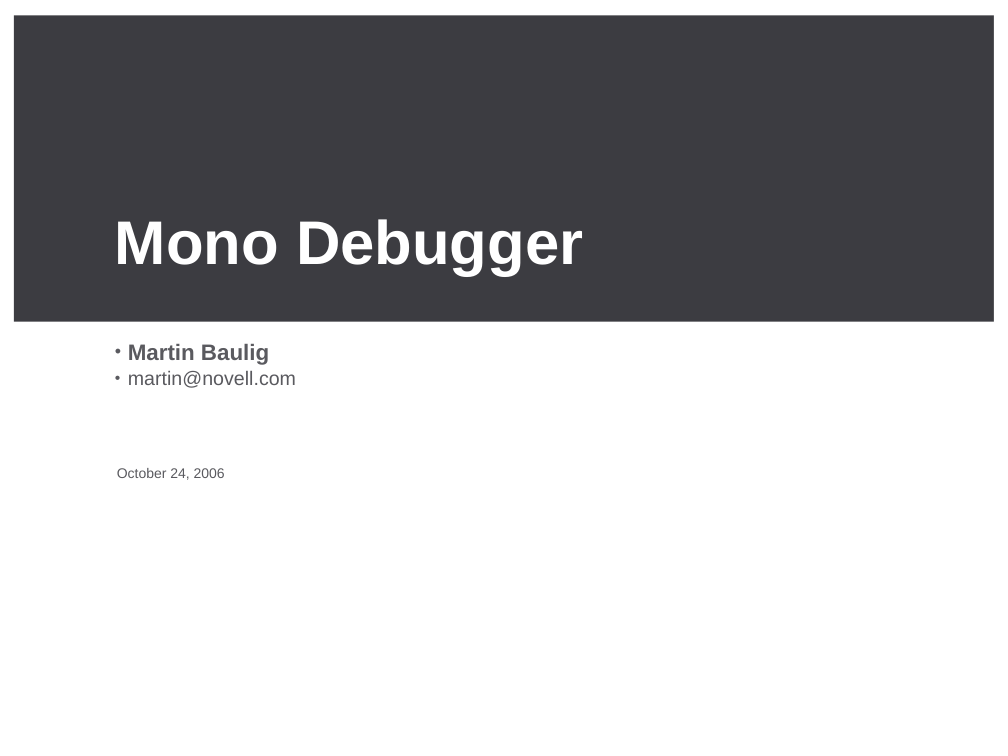
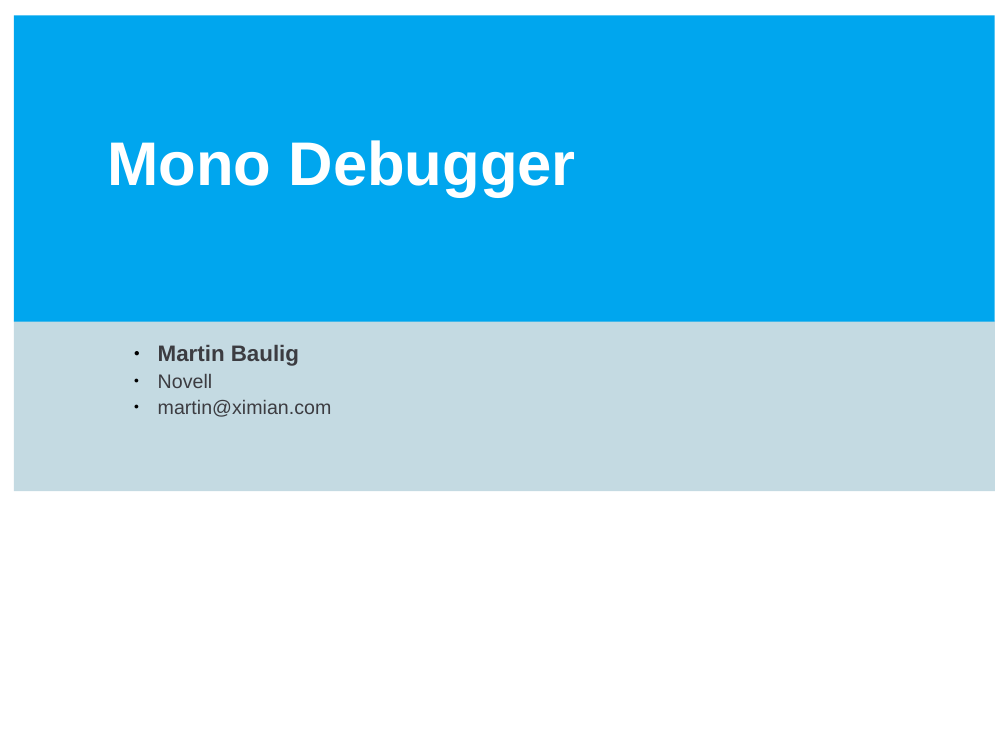
Before and after one commit to mono/debugger, a slide deck: slide 1 of doc/Debugger.odp. Drawn at 1008x756 pixels with LibreOffice and Linux fonts; fonts in the diff are those of the drawing; background and template pictures are left out. Boxes give left, top, right and bottom in pixels: in the first picture for what was removed or moved away, otherwise in the second. Text is boxed around its words. In the diff, an @@ line names an element or a change of style, - is before the commit and + after.

```diff
--- a/doc/Debugger.odp
+++ b/doc/Debugger.odp
@@ rectangle at [14,15,995,322]: fill #3C3C41 to #00A6EE @@
@@ line removed from (995, 0) to (995, 522) @@
@@ title "Mono Debugger": place and size @@
-title "Mono Debugger" at [115,219,583,276]
+title "Mono Debugger" at [108,140,576,196]
@@ title "Mono Debugger" at [108,140,576,196]: line spacing 0.96 to 1.05; more space between paragraphs @@
@@ rectangle added at [14,321,995,491], fill #C4DAE2 @@
@@ subtitle at [158,345,299,366]: text colour #5A5A5F to #3C3C41 in "Martin Baulig"; bullet • to ●; line spacing 1.05 to 1.1; bullet colour #5A5A5F to #000000 @@
@@ subtitle at [158,374,332,417]: text changed; text colour #5A5A5F to #3C3C41 @@
-  • martin@novell.com
+  ● Novell
+  ● martin@ximian.com
@@ text removed at [117,468,225,480] @@
-October 24, 2006
```
Also in this commit, not shown: 1 other slide changed, 9 slides added, 13 slides removed.
